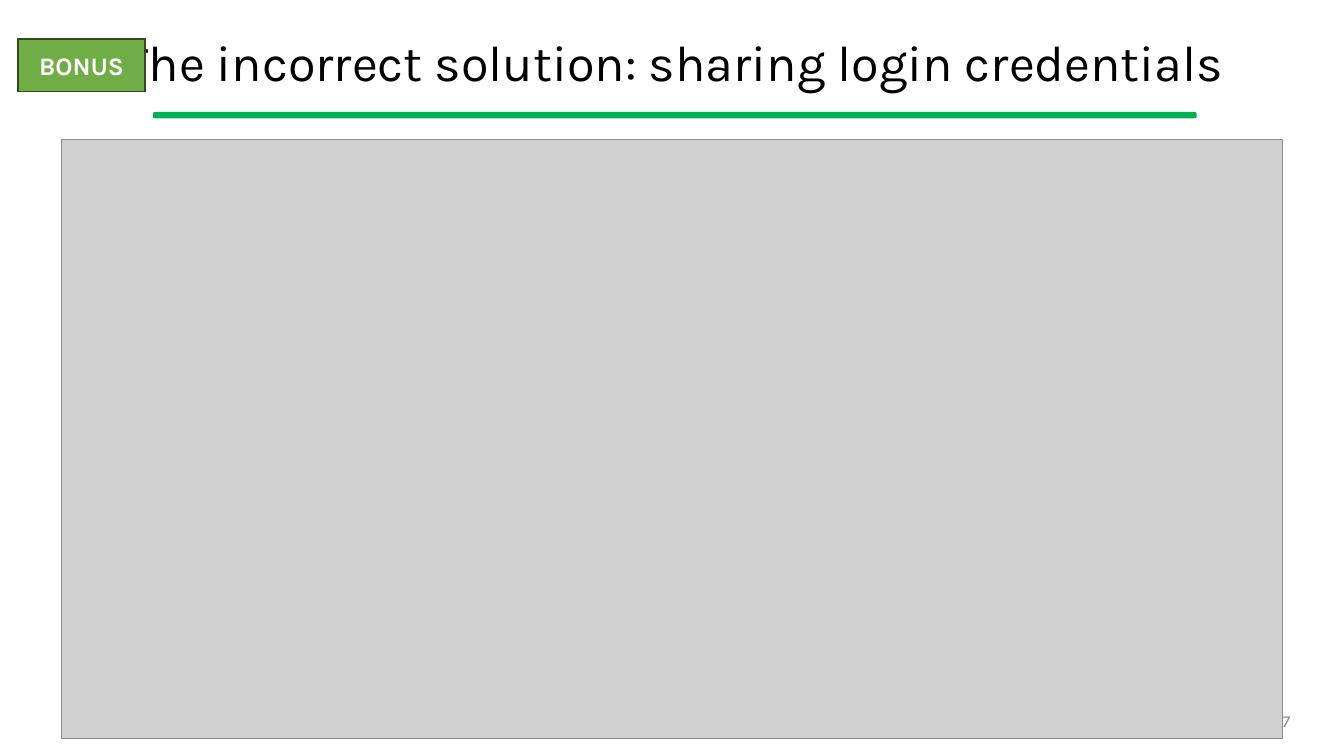
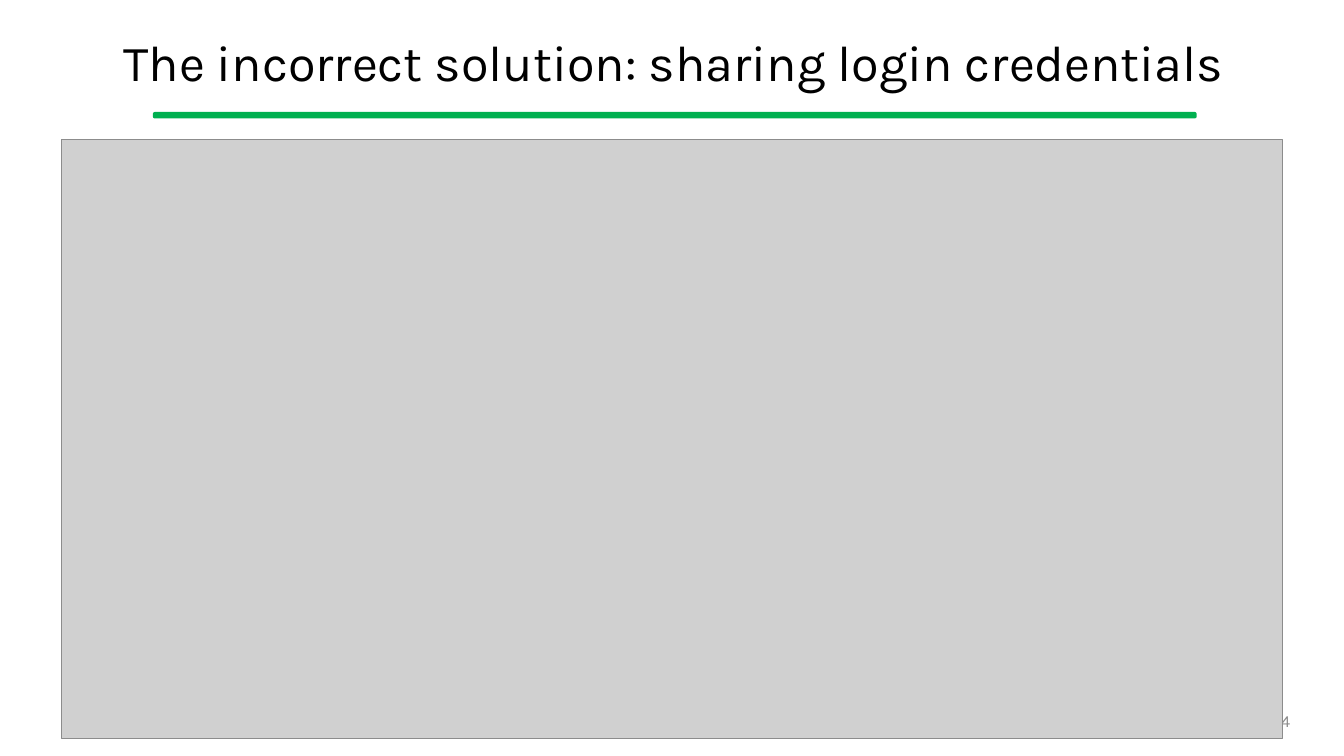
Before and after one commit to gcappon/bwthw, a slide deck: slide 24 of theory_09-authorization/theory_09-authorization.pptx (slide 7 before the commit). Drawn at 1344x756 pixels with LibreOffice and Linux fonts; fonts in the diff are those of the drawing; grey boxes stand for pictures. Boxes give left, top, right and bottom in pixels: in the first picture for what was removed or moved away, otherwise in the second. Text is boxed around its words. In the diff, an @@ line names an element or a change of style, - is before the commit and + after.

```diff
--- a/theory_09-authorization/theory_09-authorization.pptx
+++ b/theory_09-authorization/theory_09-authorization.pptx
@@ rectangle removed at box(18, 39, 145, 92) @@
-BONUS
@@ page number at box(1271, 712, 1290, 732): text changed @@
-7
+24
```
Also in this commit, not shown: 8 other slides changed, 1 other file.
